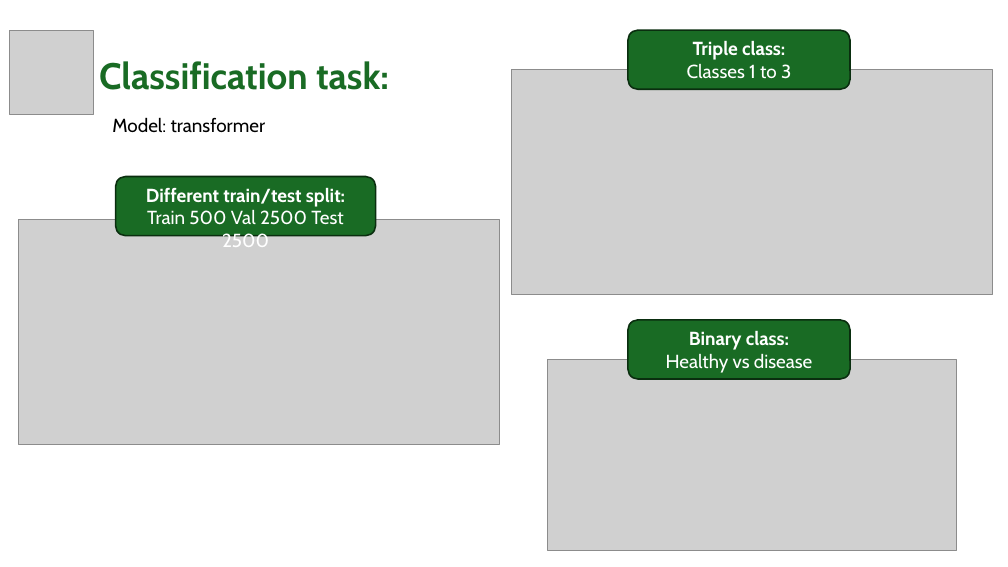
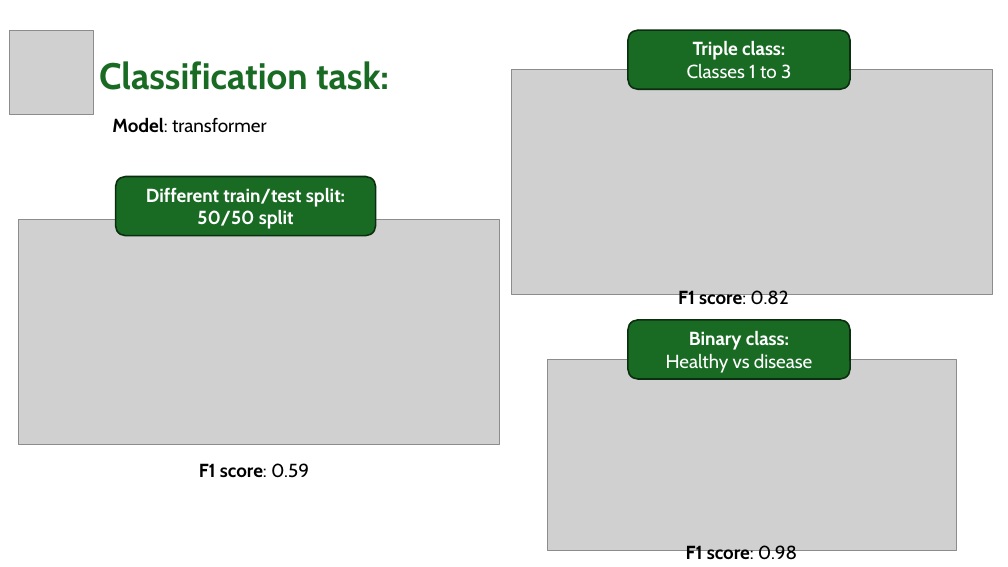
Before and after one commit to mariamiguelez/ecg500_summer_school, a slide deck: slide 7 of ECG_2_MMAV.pptx. Drawn at 1008x567 pixels with LibreOffice and Linux fonts; fonts in the diff are those of the drawing; grey boxes stand for pictures. Boxes give left, top, right and bottom in pixels: in the first picture for what was removed or moved away, otherwise in the second. Text is boxed around its words. In the diff, an @@ line names an element or a change of style, - is before the commit and + after.

Commit message:
Updated slides

```diff
--- a/ECG_2_MMAV.pptx
+++ b/ECG_2_MMAV.pptx
@@ text "Model: transformer" at (x1=112, y1=117, x2=267, y2=133): bold on in "Model:" @@
@@ text in rounded rectangle at (x1=197, y1=210, x2=294, y2=229): text changed; bold on @@
-Train 500 Val 2500 Test 2500
+50/50 split
@@ text added at (x1=678, y1=290, x2=788, y2=310), 18 pt, text #000000, bold @@
+F1 score: 0.82
@@ text added at (x1=199, y1=463, x2=309, y2=478), 18 pt, text #000000, bold @@
+F1 score: 0.59
@@ text added at (x1=686, y1=545, x2=797, y2=564), 18 pt, text #000000, bold @@
+F1 score: 0.98
```
Also in this commit, not shown: 2 other slides changed.
